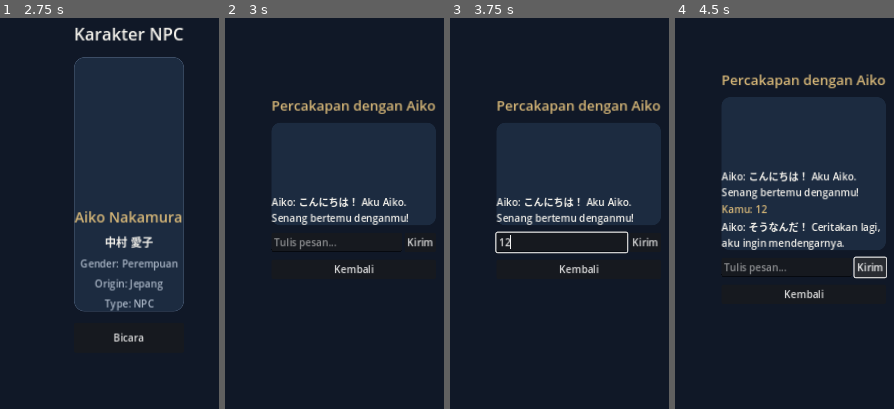
Above: before the commit, frames 1-4 (left to right).
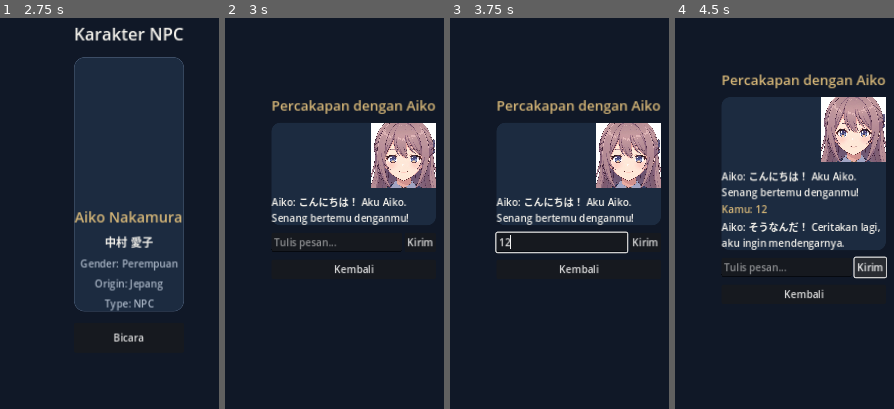
Above: after the commit, the same moments.

Repository: Koidyavol/Koikingdom
Game: Godot game, scene res://scenes/main.tscn
The game is run twice, just before and just after one commit, with the same random seed, the same clock (stepped at 60 frames per second) and the same inputs.
Inputs (mouse positions are % of the whole screen's width and height, from its top left):
- Up to frame 1 (2.75 s): click "Map" at 0.5 s; click "Job" at 1.25 s; click "Karakter" at 2 s
- Up to frame 2 (3 s): click "Bicara" at 2.75 s
- Up to frame 3 (3.75 s): click (46, 55) at 3.52 s; type "12" at 3.6 s
- Up to frame 4 (4.5 s): click "Kirim" at 4.25 s
The pictures show only the part of the screen within x 21-71%, y 26-76%; the shares and areas given below are measured in that part.

Frame 1 is identical in both runs. In frame 2, 4.9% of the frame differs, in the area x 66-97%, y 26-44%; in frame 3, 4.9%; in frame 4, 4.9%.

Commit message:
Add automatic blinking animation for Aiko portrait

Diff:
--- a/scripts/main.gd
+++ b/scripts/main.gd
@@ -6,7 +6,9 @@
 const TEXT_MAIN := Color("#f3f1eb")
 const TEXT_MUTED := Color("#aab6c6")
 const NPC_IMAGE_PATH := "res://assets/character/npc/aiko/character.png"
-const NPC_PORTRAIT_PATH := "res://assets/character/npc/aiko/portrait/portrait.png"
+const NPC_EYES_OPEN_PATH := "res://assets/character/npc/aiko/portrait/eyes_open.jpeg"
+const NPC_EYES_HALF_CLOSED_PATH := "res://assets/character/npc/aiko/portrait/eyes_half_closed.jpeg"
+const NPC_EYES_CLOSED_PATH := "res://assets/character/npc/aiko/portrait/eyes_closed.jpeg"
 
 var page_host: Control
 var current_page := "Home"
@@ -231,9 +233,10 @@
 	portrait.custom_minimum_size = Vector2(104, 104)
 	portrait.expand_mode = TextureRect.EXPAND_IGNORE_SIZE
 	portrait.stretch_mode = TextureRect.STRETCH_KEEP_ASPECT_COVERED
-	if ResourceLoader.exists(NPC_PORTRAIT_PATH):
-		portrait.texture = load(NPC_PORTRAIT_PATH)
+	if ResourceLoader.exists(NPC_EYES_OPEN_PATH):
+		portrait.texture = load(NPC_EYES_OPEN_PATH)
 	portrait_row.add_child(portrait)
+	_start_aiko_blink(portrait)
 
 	chat_log = VBoxContainer.new()
 	chat_log.size_flags_vertical = Control.SIZE_EXPAND_FILL
@@ -258,6 +261,34 @@
 	back_button.text = "Kembali"
 	back_button.pressed.connect(_show_page.bind("Karakter"))
 	chat_page.add_child(back_button)
+
+func _start_aiko_blink(portrait: TextureRect) -> void:
+	if not ResourceLoader.exists(NPC_EYES_OPEN_PATH):
+		push_warning("Aiko eye portrait assets are missing.")
+		return
+	_animate_aiko_blink(portrait)
+
+func _animate_aiko_blink(portrait: TextureRect) -> void:
+	while is_instance_valid(portrait):
+		await get_tree().create_timer(randf_range(2.8, 4.8)).timeout
+		if not is_instance_valid(portrait):
+			return
+		if ResourceLoader.exists(NPC_EYES_HALF_CLOSED_PATH):
+			portrait.texture = load(NPC_EYES_HALF_CLOSED_PATH)
+		await get_tree().create_timer(0.08).timeout
+		if not is_instance_valid(portrait):
+			return
+		if ResourceLoader.exists(NPC_EYES_CLOSED_PATH):
+			portrait.texture = load(NPC_EYES_CLOSED_PATH)
+		await get_tree().create_timer(0.10).timeout
+		if not is_instance_valid(portrait):
+			return
+		if ResourceLoader.exists(NPC_EYES_HALF_CLOSED_PATH):
+			portrait.texture = load(NPC_EYES_HALF_CLOSED_PATH)
+		await get_tree().create_timer(0.08).timeout
+		if not is_instance_valid(portrait):
+			return
+		portrait.texture = load(NPC_EYES_OPEN_PATH)
 
 func _send_chat_message(message: String = "") -> void:
 	var text := message.strip_edges()
